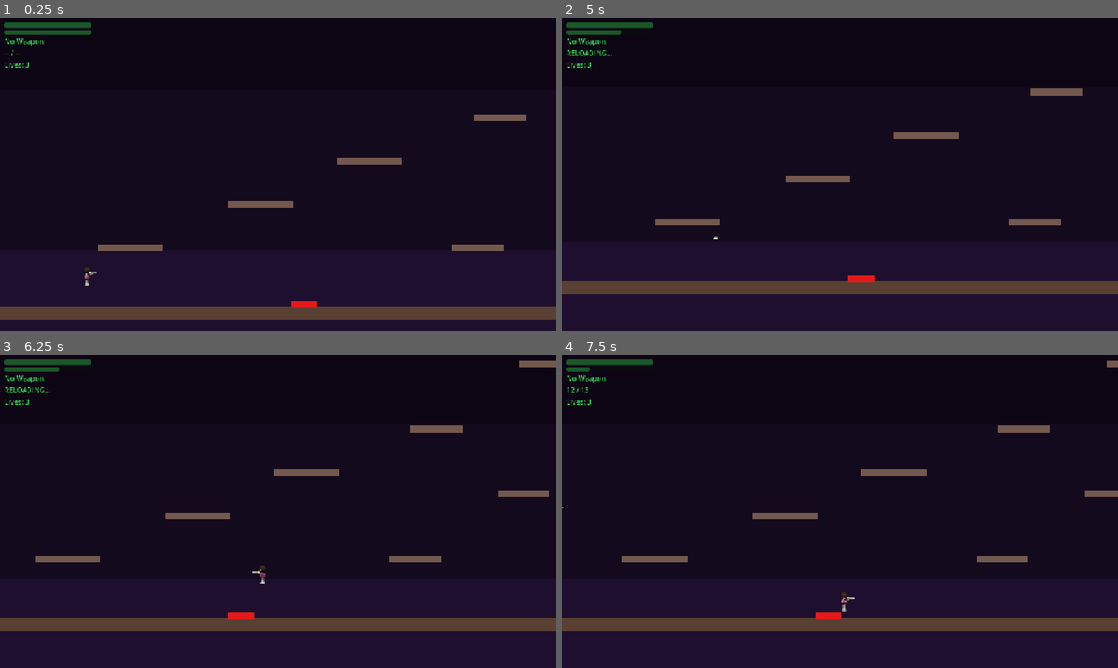
Above: before the commit, frames 1-4 (two rows, left to right).
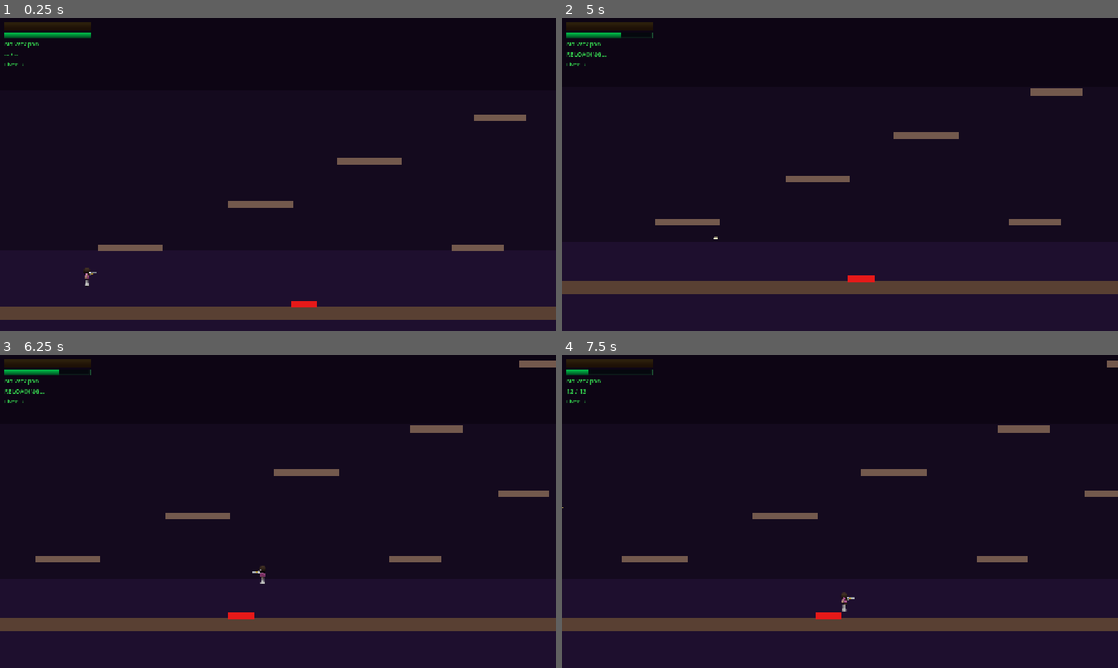
Above: after the commit, the same moments.

Repository: Brickmii/Disco-Cop
Game: Godot game, scene res://scenes/levels/fps_test.tscn
The game is run twice, just before and just after one commit, with the same random seed, the same clock (stepped at 60 frames per second) and the same inputs. This scene is started directly instead of the project's main scene. Sound files missing from this copy of the repository are replaced by a short silence.
Inputs:
- Up to frame 1 (0.25 s): no input
- Up to frame 2 (5 s): tap Enter (ui_join) at 0.5, 2.85 s; hold D (move_right) 0.53-2.03 s; tap E (interact) at 0.6, 3.8 s; tap Space (jump) at 0.77, 1.07, 1.25, 1.52, 1.82, 3.02, 3.05, 3.32, 4.52, 4.82 s; tap J (shoot) at 0.8, 1.35, 4.55 s; tap Q (swap_weapon) at 1.55, 2.1 s; hold A (move_left) 2.03-2.78 s; hold Enter (ui_join) 2.03-2.78 s; hold D (move_right) 2.78-4.28 s; hold Space (jump) 3.53-4.28 s; tap Escape (pause) at 4.15 s; hold A (move_left) from 4.28 s (still down); tap S (aim_down) at 4.35 s; tap R (reload) at 4.9 s
- Up to frame 3 (6.25 s): release A (move_left) at 5.03 s; hold D (move_right) 5.03-5.78 s; tap W (aim_up) at 5.1 s; tap Q (swap_weapon) at 5.3 s; hold A (move_left) from 5.78 s (still down); tap E (interact) at 5.85 s; tap Space (jump) at 6.02 s; tap Enter (ui_join) at 6.05 s
- Up to frame 4 (7.5 s): tap Space (jump) at 6.32 s; hold Space (jump) 6.53-7.28 s; tap J (shoot) at 6.6 s; release A (move_left) at 7.28 s; hold D (move_right) from 7.28 s (still down); tap Q (swap_weapon) at 7.35 s

The runs differ from the first frame. In frame 1, 0.8% of the frame differs, in the area x 0-17%, y 1-16%; in frame 2, 0.8%; in frame 3, 0.8%; in frame 4, 0.6%.

Commit message:
Wire Build Pass 2 phases 1-3: loot drops, HUD, sound, input fixes
- Centralize loot spawning in test_level (fix double-drop bug)
- Wire GameHUD with disco-styled sprite bars and boss bar
- Register player node with GameManager for ammo display
- Wire AudioManager to EventBus: 17 SFX + looping music
- Remap swap weapon to Y, interact to B on controller
- Fix input consume-on-read to prevent double-fire
- Fix double jump in fall state (single input read per frame)
- Import .import files for new audio and sprite assets

Co-Authored-By: Claude Opus 4.6 <noreply@anthropic.com>

Diff:
--- a/disco_cop/autoloads/audio_manager.gd
+++ b/disco_cop/autoloads/audio_manager.gd
@@ -1,11 +1,33 @@
 extends Node
-## Manages audio playback for SFX and music.
+## Manages audio playback for SFX and music, wired to EventBus signals.
 
 const MAX_SFX_PLAYERS := 16
 
 var _sfx_players: Array[AudioStreamPlayer] = []
 var _music_player: AudioStreamPlayer = null
 var _sfx_index := 0
+
+# Preloaded SFX
+var _shoot_sfx: Dictionary = {}
+var _impact_hit: AudioStream
+var _impact_crit: AudioStream
+var _explosion: AudioStream
+var _enemy_death: AudioStream
+var _player_hurt: AudioStream
+var _player_death: AudioStream
+var _shield_break: AudioStream
+var _shield_recharge: AudioStream
+var _loot_pickup: AudioStream
+var _weapon_swap: AudioStream
+var _menu_select: AudioStream
+
+# Music
+var _menu_theme: AudioStream
+var _level_theme: AudioStream
+var _boss_theme: AudioStream
+
+# Player health tracking (for hurt sound)
+var _player_health: Dictionary = {}
 
 
 func _ready() -> void:
@@ -19,13 +41,128 @@
 	# Create music player
 	_music_player = AudioStreamPlayer.new()
 	_music_player.bus = "Music" if AudioServer.get_bus_index("Music") >= 0 else "Master"
+	_music_player.finished.connect(_on_music_finished)
 	add_child(_music_player)
 
+	_load_audio_assets()
+	_connect_signals()
+
+
+func _load_audio_assets() -> void:
+	_shoot_sfx = {
+		WeaponData.WeaponType.PISTOL: _load("res://assets/audio/sfx/shoot_pistol.wav"),
+		WeaponData.WeaponType.SMG: _load("res://assets/audio/sfx/shoot_smg.wav"),
+		WeaponData.WeaponType.SHOTGUN: _load("res://assets/audio/sfx/shoot_shotgun.wav"),
+		WeaponData.WeaponType.ASSAULT_RIFLE: _load("res://assets/audio/sfx/shoot_rifle.wav"),
+		WeaponData.WeaponType.SNIPER: _load("res://assets/audio/sfx/shoot_sniper.wav"),
+		WeaponData.WeaponType.ROCKET_LAUNCHER: _load("res://assets/audio/sfx/shoot_launcher.wav"),
+	}
+	_impact_hit = _load("res://assets/audio/sfx/impact_hit.wav")
+	_impact_crit = _load("res://assets/audio/sfx/impact_crit.wav")
+	_explosion = _load("res://assets/audio/sfx/explosion.wav")
+	_enemy_death = _load("res://assets/audio/sfx/enemy_death.wav")
+	_player_hurt = _load("res://assets/audio/sfx/player_hurt.wav")
+	_player_death = _load("res://assets/audio/sfx/player_death.wav")
+	_shield_break = _load("res://assets/audio/sfx/shield_break.wav")
+	_shield_recharge = _load("res://assets/audio/sfx/shield_recharge.wav")
+	_loot_pickup = _load("res://assets/audio/sfx/loot_pickup.wav")
+	_weapon_swap = _load("res://assets/audio/sfx/weapon_swap.wav")
+	_menu_select = _load("res://assets/audio/sfx/menu_select.wav")
+	_menu_theme = _load("res://assets/audio/music/menu_theme.wav")
+	_level_theme = _load("res://assets/audio/music/level_theme.wav")
+	_boss_theme = _load("res://assets/audio/music/boss_theme.wav")
+
+
+func _load(path: String) -> AudioStream:
+	if ResourceLoader.exists(path):
+		return load(path)
+	return null
+
+
+func _connect_signals() -> void:
+	EventBus.weapon_fired.connect(_on_weapon_fired)
+	EventBus.damage_dealt.connect(_on_damage_dealt)
+	EventBus.enemy_died.connect(_on_enemy_died)
+	EventBus.player_health_changed.connect(_on_player_health_changed)
+	EventBus.player_died.connect(_on_player_died)
+	EventBus.shield_broken.connect(_on_shield_broken)
+	EventBus.shield_recharged.connect(_on_shield_recharged)
+	EventBus.loot_picked_up.connect(_on_loot_picked_up)
+	EventBus.weapon_swapped.connect(_on_weapon_swapped)
+	EventBus.boss_spawned.connect(_on_boss_spawned)
+	EventBus.boss_defeated.connect(_on_boss_defeated)
+	EventBus.level_started.connect(_on_level_started)
+
+
+# --- Signal handlers ---
+
+func _on_weapon_fired(_player_index: int, weapon_data: Resource) -> void:
+	if weapon_data is WeaponData:
+		var sfx: AudioStream = _shoot_sfx.get(weapon_data.weapon_type)
+		play_sfx(sfx, -6.0)
+
+
+func _on_damage_dealt(_position: Vector2, _amount: float, is_crit: bool, element: int) -> void:
+	if element == WeaponData.Element.EXPLOSIVE:
+		play_sfx(_explosion, -3.0)
+	elif is_crit:
+		play_sfx(_impact_crit, -3.0)
+	else:
+		play_sfx(_impact_hit, -6.0)
+
+
+func _on_enemy_died(_enemy_node: Node, _position: Vector2) -> void:
+	play_sfx(_enemy_death, -3.0)
+
+
+func _on_player_health_changed(player_index: int, current: float, max_hp: float) -> void:
+	var prev: float = _player_health.get(player_index, max_hp)
+	if current < prev:
+		play_sfx(_player_hurt, -3.0)
+	_player_health[player_index] = current
+
+
+func _on_player_died(_player_index: int) -> void:
+	play_sfx(_player_death)
+
+
+func _on_shield_broken(_position: Vector2) -> void:
+	play_sfx(_shield_break)
+
+
+func _on_shield_recharged(_player_index: int) -> void:
+	play_sfx(_shield_recharge, -6.0)
+
+
+func _on_loot_picked_up(_player_index: int, _item: Resource) -> void:
+	play_sfx(_loot_pickup)
+
+
+func _on_weapon_swapped(_player_index: int, _weapon_data: Resource) -> void:
+	play_sfx(_weapon_swap, -3.0)
+
+
+func _on_boss_spawned(_boss_node: Node) -> void:
+	play_music(_boss_theme, -8.0)
+
+
+func _on_boss_defeated(_boss_node: Node) -> void:
+	play_music(_level_theme, -10.0)
+
+
+func _on_level_started() -> void:
+	play_music(_level_theme, -10.0)
+
+
+func _on_music_finished() -> void:
+	_music_player.play()
+
+
+# --- Public API ---
 
 func play_sfx(stream: AudioStream, volume_db: float = 0.0) -> void:
 	if stream == null:
 		return
-	# Round-robin through SFX players
 	var player := _sfx_players[_sfx_index]
 	player.stream = stream
 	player.volume_db = volume_db
--- a/disco_cop/autoloads/input_manager.gd
+++ b/disco_cop/autoloads/input_manager.gd
@@ -119,30 +119,34 @@
 		"reload":
 			return Input.is_joy_button_pressed(device_id, JOY_BUTTON_X)
 		"interact":
+			return Input.is_joy_button_pressed(device_id, JOY_BUTTON_B)
+		"swap_weapon":
 			return Input.is_joy_button_pressed(device_id, JOY_BUTTON_Y)
-		"swap_weapon":
-			return Input.is_joy_button_pressed(device_id, JOY_BUTTON_B)
 		"pause":
 			return Input.is_joy_button_pressed(device_id, JOY_BUTTON_START)
 	return false
 
 
 func _is_gamepad_action_just_pressed(device_id: int, action: String) -> bool:
+	var key := ""
 	match action:
 		"jump":
-			return _joy_pressed_events.has("%d_%d" % [device_id, JOY_BUTTON_A])
+			key = "%d_%d" % [device_id, JOY_BUTTON_A]
 		"shoot":
-			return _joy_pressed_events.has("%d_rt" % device_id)
+			key = "%d_rt" % device_id
 		"reload":
-			return _joy_pressed_events.has("%d_%d" % [device_id, JOY_BUTTON_X])
+			key = "%d_%d" % [device_id, JOY_BUTTON_X]
 		"interact":
-			return _joy_pressed_events.has("%d_%d" % [device_id, JOY_BUTTON_Y])
+			key = "%d_%d" % [device_id, JOY_BUTTON_B]
 		"swap_weapon":
-			return _joy_pressed_events.has("%d_%d" % [device_id, JOY_BUTTON_B])
+			key = "%d_%d" % [device_id, JOY_BUTTON_Y]
 		"pause":
-			return _joy_pressed_events.has("%d_%d" % [device_id, JOY_BUTTON_START])
+			key = "%d_%d" % [device_id, JOY_BUTTON_START]
 		"ui_join":
-			return _joy_pressed_events.has("%d_%d" % [device_id, JOY_BUTTON_START])
+			key = "%d_%d" % [device_id, JOY_BUTTON_START]
+	if key != "" and _joy_pressed_events.has(key):
+		_joy_pressed_events.erase(key)
+		return true
 	return false
 
 
--- a/disco_cop/scenes/bosses/boss_base.gd
+++ b/disco_cop/scenes/bosses/boss_base.gd
@@ -78,11 +78,6 @@
 	boss_defeated.emit()
 	EventBus.boss_defeated.emit(self)
 
-	# Drop loot
-	var drops := LootTable.roll_boss_drop()
-	for drop in drops:
-		EventBus.loot_dropped.emit(null, global_position + Vector2(randf_range(-40, 40), 0))
-
 	# Play death animation then fade out
 	_play_sprite_animation("death")
 	var tween := create_tween()
--- a/disco_cop/scenes/enemies/base_enemy.gd
+++ b/disco_cop/scenes/enemies/base_enemy.gd
@@ -174,12 +174,6 @@
 	_change_state(State.DEAD)
 	velocity = Vector2.ZERO
 
-	# Drop loot
-	if enemy_data:
-		var drop := LootTable.roll_drop(enemy_data.loot_chance)
-		if not drop.is_empty():
-			EventBus.loot_dropped.emit(null, global_position)
-
 	EventBus.enemy_died.emit(self, global_position)
 
 	# Play death animation then fade out
--- a/disco_cop/scenes/levels/test_level.gd
+++ b/disco_cop/scenes/levels/test_level.gd
@@ -4,7 +4,21 @@
 @onready var camera: Camera2D = $Camera2D
 @onready var player: CharacterBody2D = $Player
 
+var _loot_drop_scene: PackedScene = preload("res://scenes/loot/loot_drop.tscn")
+var _game_hud_scene: PackedScene = preload("res://scenes/ui/game_hud.tscn")
+
 const KILL_Y := 900.0
+
+
+func _ready() -> void:
+	# HUD
+	add_child(_game_hud_scene.instantiate())
+
+	# Loot signals
+	EventBus.enemy_died.connect(_on_enemy_died)
+	EventBus.boss_defeated.connect(_on_boss_defeated)
+
+	EventBus.level_started.emit()
 
 
 func _physics_process(_delta: float) -> void:
@@ -14,3 +28,23 @@
 		if player.position.y > KILL_Y:
 			if player.has_method("take_damage"):
 				player.take_damage(9999.0, player.global_position)
+
+
+func _on_enemy_died(enemy_node: Node, pos: Vector2) -> void:
+	if enemy_node is BaseEnemy and enemy_node.enemy_data:
+		var drop := LootTable.roll_drop(enemy_node.enemy_data.loot_chance)
+		if not drop.is_empty():
+			_spawn_loot(drop, pos)
+
+
+func _on_boss_defeated(boss_node: Node) -> void:
+	var drops := LootTable.roll_boss_drop()
+	for drop in drops:
+		var offset := Vector2(randf_range(-40, 40), 0)
+		_spawn_loot(drop, boss_node.global_position + offset)
+
+
+func _spawn_loot(drop_data: Dictionary, pos: Vector2) -> void:
+	var loot: Node = _loot_drop_scene.instantiate()
+	loot.call("setup", drop_data, pos)
+	call_deferred("add_child", loot)
--- a/disco_cop/scenes/player/player.gd
+++ b/disco_cop/scenes/player/player.gd
@@ -51,6 +51,8 @@
 
 func _ready() -> void:
 	add_to_group("players")
+	GameManager.player_data[player_index]["node"] = self
+	GameManager.player_data[player_index]["active"] = true
 	_enter_state(State.IDLE)
 
 	# Connect health/shield signals
@@ -177,18 +179,20 @@
 	_apply_gravity(delta)
 	_apply_air_movement(delta)
 
+	var jump_pressed := InputManager.is_action_just_pressed(player_index, "jump")
+
 	# Coyote time jump
-	if _wants_jump() and coyote_timer > 0:
+	if jump_pressed and coyote_timer > 0:
 		_do_jump()
 		return
 
 	# Double jump
-	if InputManager.is_action_just_pressed(player_index, "jump") and can_double_jump:
+	if jump_pressed and can_double_jump:
 		_do_double_jump()
 		return
 
 	# Buffer jump
-	if InputManager.is_action_just_pressed(player_index, "jump"):
+	if jump_pressed:
 		jump_buffer_timer = JUMP_BUFFER_TIME
 
 	if is_on_floor():
--- a/disco_cop/scenes/player/player_hud.tscn
+++ b/disco_cop/scenes/player/player_hud.tscn
@@ -1,37 +1,60 @@
-[gd_scene load_steps=2 format=3 uid="uid://c2playerhud01"]
+[gd_scene load_steps=10 format=3 uid="uid://c2playerhud01"]
 
 [ext_resource type="Script" path="res://scenes/player/player_hud.gd" id="1_hud"]
+[ext_resource type="Texture2D" path="res://assets/sprites/ui/hud_health_frame.png" id="2_hf"]
+[ext_resource type="Texture2D" path="res://assets/sprites/ui/hud_health_fill.png" id="3_hfill"]
+[ext_resource type="Texture2D" path="res://assets/sprites/ui/hud_shield_frame.png" id="4_sf"]
+[ext_resource type="Texture2D" path="res://assets/sprites/ui/hud_shield_fill.png" id="5_sfill"]
+
+[sub_resource type="StyleBoxTexture" id="health_bg"]
+texture = ExtResource("2_hf")
+
+[sub_resource type="StyleBoxTexture" id="health_fill"]
+texture = ExtResource("3_hfill")
+
+[sub_resource type="StyleBoxTexture" id="shield_bg"]
+texture = ExtResource("4_sf")
+
+[sub_resource type="StyleBoxTexture" id="shield_fill"]
+texture = ExtResource("5_sfill")
 
 [node name="PlayerHUD" type="Control"]
-custom_minimum_size = Vector2(200, 120)
+custom_minimum_size = Vector2(200, 130)
 script = ExtResource("1_hud")
 
 [node name="VBox" type="VBoxContainer" parent="."]
 offset_right = 200.0
-offset_bottom = 120.0
+offset_bottom = 130.0
 
 [node name="HealthBar" type="ProgressBar" parent="VBox"]
 layout_mode = 2
-custom_minimum_size = Vector2(180, 14)
+custom_minimum_size = Vector2(180, 18)
+theme_override_styles/background = SubResource("health_bg")
+theme_override_styles/fill = SubResource("health_fill")
 max_value = 100.0
 value = 100.0
 show_percentage = false
 
 [node name="ShieldBar" type="ProgressBar" parent="VBox"]
 layout_mode = 2
-custom_minimum_size = Vector2(180, 10)
+custom_minimum_size = Vector2(180, 14)
+theme_override_styles/background = SubResource("shield_bg")
+theme_override_styles/fill = SubResource("shield_fill")
 max_value = 50.0
 value = 50.0
 show_percentage = false
 
 [node name="WeaponLabel" type="Label" parent="VBox"]
 layout_mode = 2
+theme_override_font_sizes/font_size = 14
 text = "No Weapon"
 
 [node name="AmmoLabel" type="Label" parent="VBox"]
 layout_mode = 2
+theme_override_font_sizes/font_size = 14
 text = "-- / --"
 
 [node name="LivesLabel" type="Label" parent="VBox"]
 layout_mode = 2
+theme_override_font_sizes/font_size = 12
 text = "Lives: 3"
--- a/disco_cop/scenes/ui/game_hud.tscn
+++ b/disco_cop/scenes/ui/game_hud.tscn
@@ -1,6 +1,14 @@
-[gd_scene load_steps=2 format=3 uid="uid://c2gamehud01"]
+[gd_scene load_steps=6 format=3 uid="uid://c2gamehud01"]
 
 [ext_resource type="Script" path="res://scenes/ui/game_hud.gd" id="1_hud"]
+[ext_resource type="Texture2D" path="res://assets/sprites/ui/hud_boss_frame.png" id="2_bf"]
+[ext_resource type="Texture2D" path="res://assets/sprites/ui/hud_boss_fill.png" id="3_bfill"]
+
+[sub_resource type="StyleBoxTexture" id="boss_bg"]
+texture = ExtResource("2_bf")
+
+[sub_resource type="StyleBoxTexture" id="boss_fill"]
+texture = ExtResource("3_bfill")
 
 [node name="GameHUD" type="CanvasLayer"]
 layer = 10
@@ -10,15 +18,18 @@
 offset_left = 340.0
 offset_top = 20.0
 offset_right = 940.0
-offset_bottom = 40.0
+offset_bottom = 48.0
+theme_override_styles/background = SubResource("boss_bg")
+theme_override_styles/fill = SubResource("boss_fill")
 max_value = 100.0
 value = 100.0
 show_percentage = false
 
 [node name="BossNameLabel" type="Label" parent="."]
 offset_left = 540.0
-offset_top = 42.0
+offset_top = 50.0
 offset_right = 740.0
-offset_bottom = 62.0
+offset_bottom = 72.0
 horizontal_alignment = 1
+theme_override_font_sizes/font_size = 16
 text = "BOSS NAME"
Not shown, added: disco_cop/assets/audio/music/boss_theme.wav.import
Not shown, added: disco_cop/assets/audio/music/level_theme.wav.import
Not shown, added: disco_cop/assets/audio/music/menu_theme.wav.import
Not shown, added: disco_cop/assets/audio/sfx/enemy_death.wav.import
Not shown, added: disco_cop/assets/audio/sfx/explosion.wav.import
Not shown, added: disco_cop/assets/audio/sfx/impact_crit.wav.import
Not shown, added: disco_cop/assets/audio/sfx/impact_hit.wav.import
Not shown, added: disco_cop/assets/audio/sfx/loot_pickup.wav.import
Not shown, added: disco_cop/assets/audio/sfx/menu_select.wav.import
Not shown, added: disco_cop/assets/audio/sfx/player_death.wav.import
Not shown, added: disco_cop/assets/audio/sfx/player_hurt.wav.import
Not shown, added: disco_cop/assets/audio/sfx/shield_break.wav.import
(and 26 more such lines)
